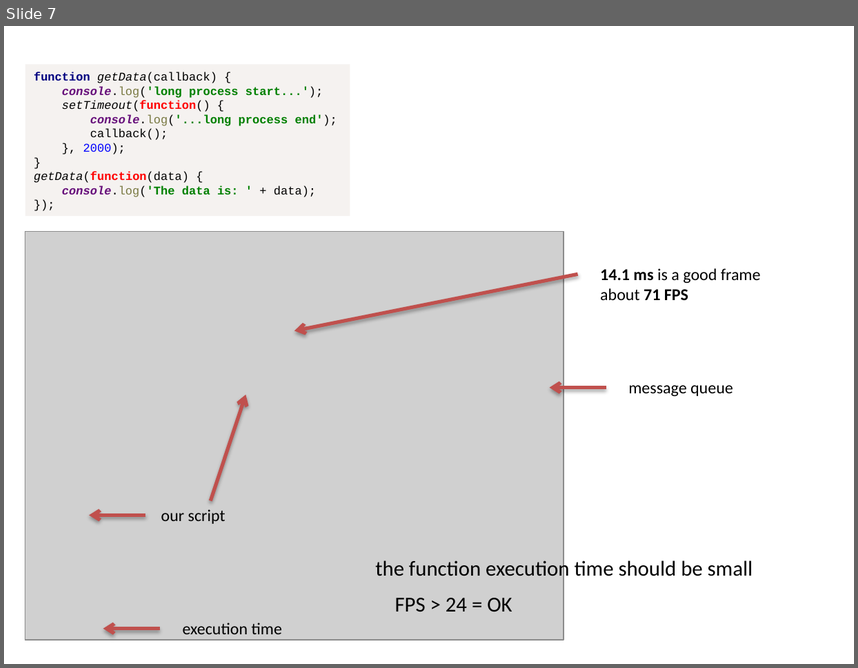
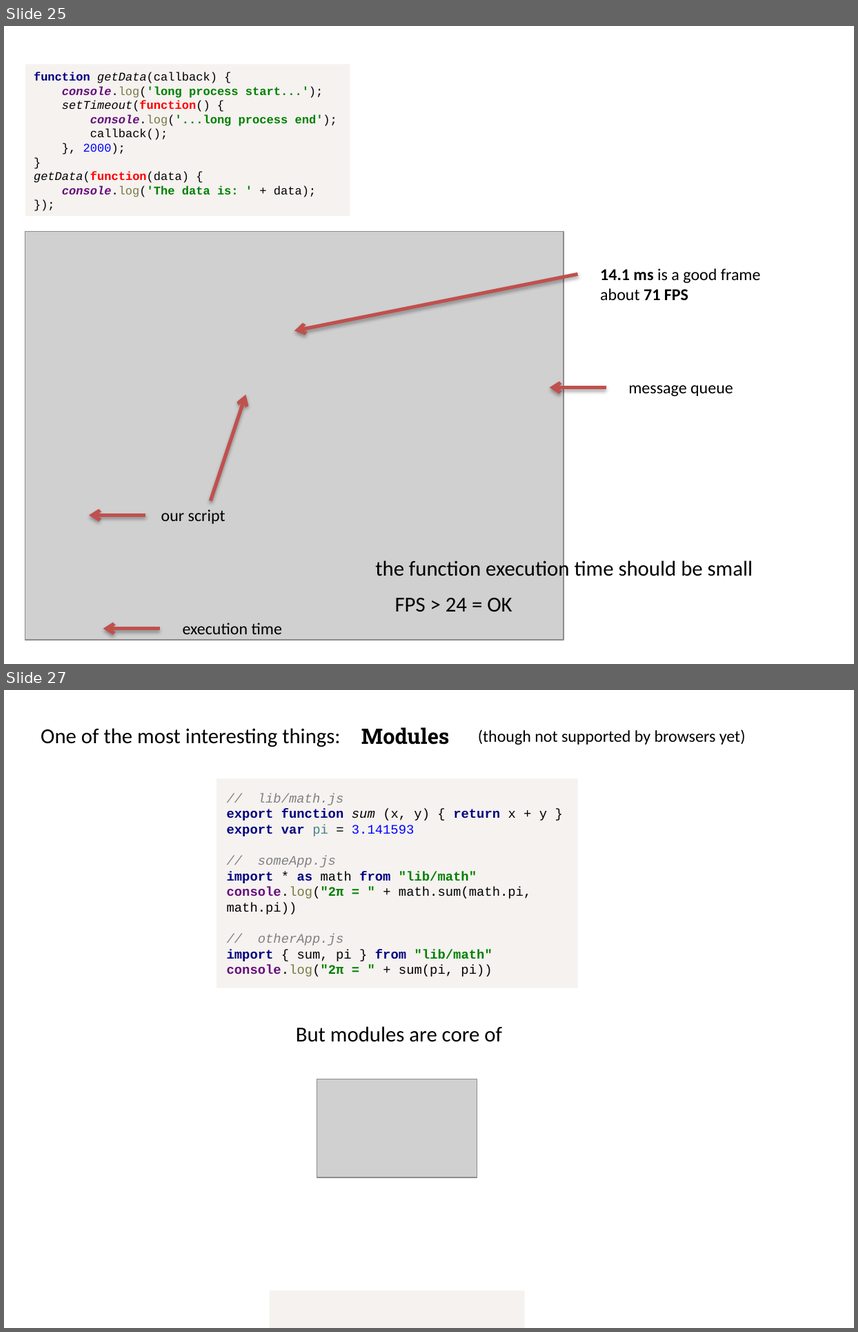
Before and after one commit to alexeymatveevp/angularjs-course, a slide deck: docs/00_jsbasics.pptx. Shown one above the other, each under a label of ours: slide 7 before the commit, slides 25 and 27 after it; the slides between them are not shown. The pictures are 858x668 and 858x1332 pixels, drawn with LibreOffice and Linux fonts; fonts in the diff are those of the drawing; grey boxes stand for pictures. Boxes give left, top, right and bottom in pixels: in the first picture for what was removed or moved away, otherwise in the second. Text is boxed around its words. In the diff, an @@ line names an element or a change of style, - is before the commit and + after.

```diff
--- a/docs/00_jsbasics.pptx
+++ b/docs/00_jsbasics.pptx
@@ slide 27 added at <box>4,690,854,1328</box>, background #FFFFFF @@
@@ text added at <box>41,728,340,747</box>, 18 pt, text #000000 @@
+One of the most interesting things:
@@ text added at <box>361,727,450,745</box>, 18 pt, text #000000, bold @@
+Modules
@@ text added at <box>478,729,746,745</box>, 14 pt, text #000000 @@
+(though not supported by browsers yet)
@@ rectangle added at <box>217,778,578,987</box>, fill #F5F2F0, 11 pt, text #000000 @@
+// lib/math.js
+export function sum (x, y) { return x + y }
+export var pi = 3.141593
+// someApp.js
+import * as math from "lib/math"
+console.log("2π = " + math.sum(math.pi, math.pi))
+// otherApp.js
+import { sum, pi } from "lib/math"
+console.log("2π = " + sum(pi, pi))
@@ text added at <box>296,1026,502,1042</box>, 18 pt, text #000000 @@
+But modules are core of
@@ picture added at <box>317,1079,477,1177</box> @@
@@ rectangle added at <box>269,1290,524,1328</box>, fill #F5F2F0 @@
@@ what was slide 7 is now slide 25 @@
```
Also in this commit, not shown: 3 slides changed, 23 other slides added, 13 slides removed, 15 other files.
